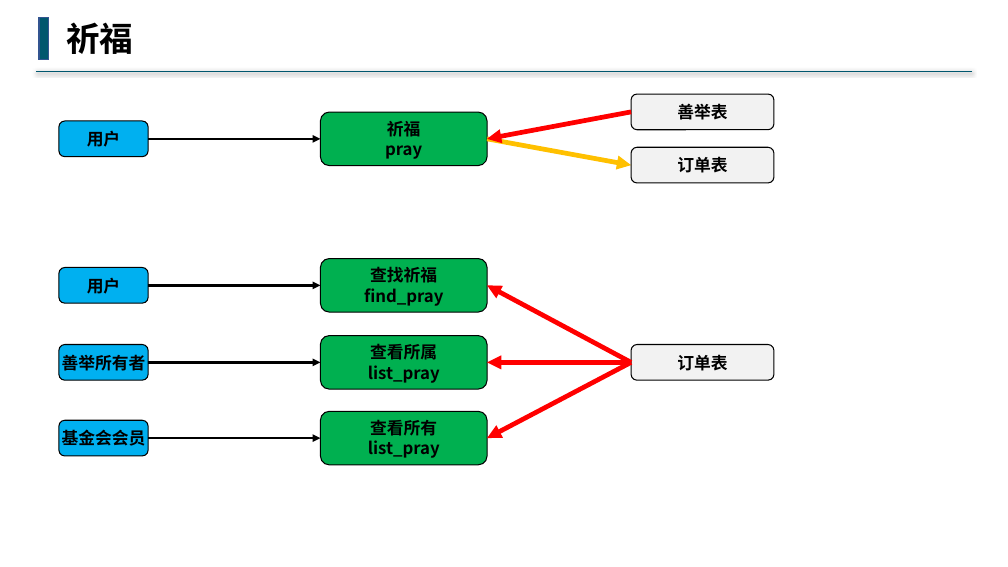
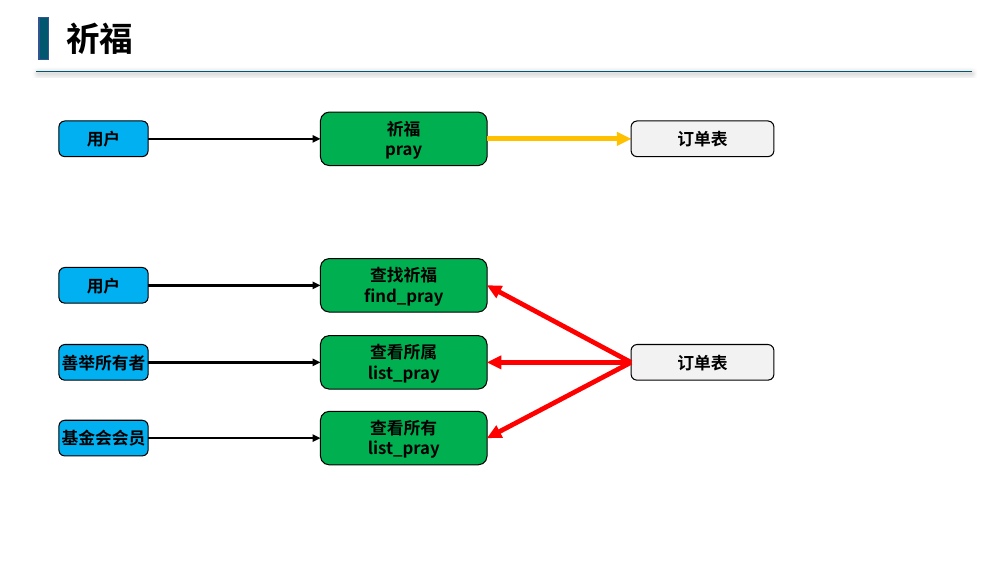
Before and after one commit to buddhachain/buddhaContract, a slide deck: slide 12 of doc/07.善举.pptx. Drawn at 1008x567 pixels with LibreOffice and Linux fonts; fonts in the diff are those of the drawing. Boxes give left, top, right and bottom in pixels: in the first picture for what was removed or moved away, otherwise in the second. Text is boxed around its words. In the diff, an @@ line names an element or a change of style, - is before the commit and + after.

```diff
--- a/doc/07.善举.pptx
+++ b/doc/07.善举.pptx
@@ arrow removed from (631, 112) to (487, 139) @@
@@ rounded rectangle removed at (x1=631, y1=94, x2=774, y2=129) @@
-善举表
@@ arrow moved from (487, 139) - (631, 165) to (487, 139) - (631, 139) @@
@@ rounded rectangle "订单表" moved from (x1=631, y1=147, x2=774, y2=183) to (x1=631, y1=121, x2=774, y2=157) @@
```
Also in this commit, not shown: 4 other slides changed, 1 other file.
